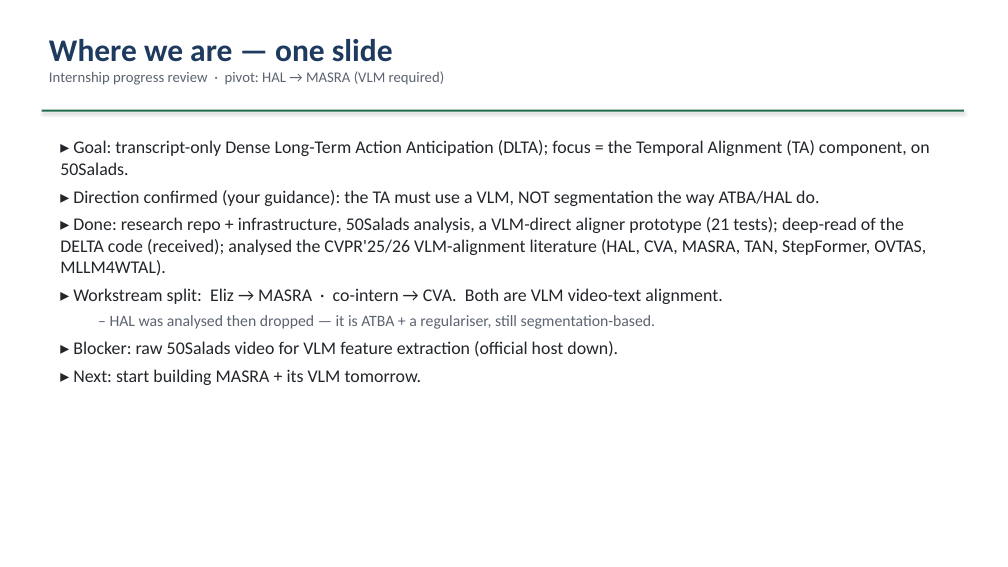
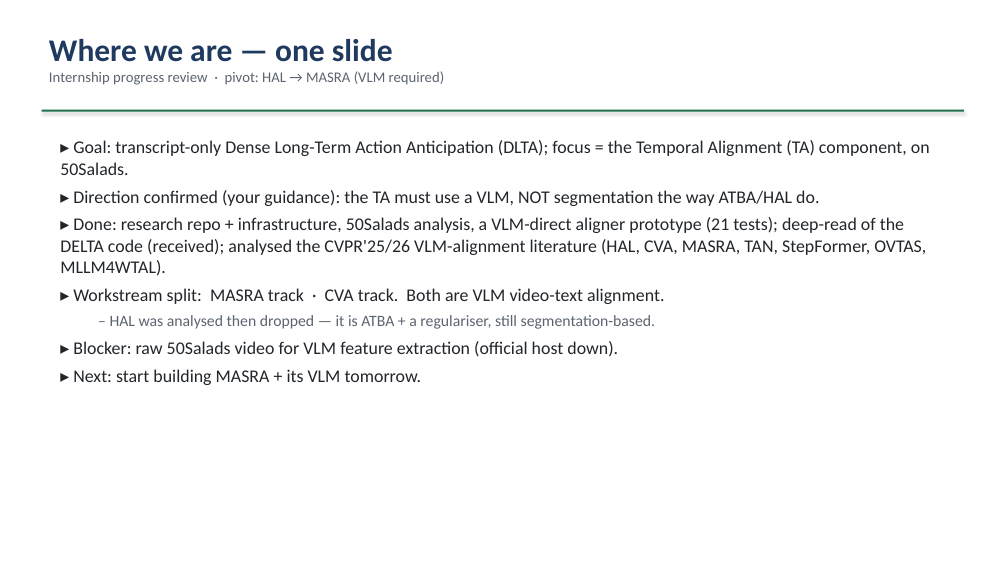
Before and after one commit to epayaslii/DELTA, a slide deck: slide 2 of slides/DELTA_progress.pptx. Drawn at 1008x567 pixels with LibreOffice and Linux fonts; fonts in the diff are those of the drawing. Boxes give left, top, right and bottom in pixels: in the first picture for what was removed or moved away, otherwise in the second. Text is boxed around its words. In the diff, an @@ line names an element or a change of style, - is before the commit and + after.

```diff
--- a/slides/DELTA_progress.pptx
+++ b/slides/DELTA_progress.pptx
@@ text at bbox=[73, 288, 664, 304]: text changed @@
-▸ Workstream split: Eliz → MASRA · co-intern → CVA. Both are VLM video-text alignment.
+▸ Workstream split: MASRA track · CVA track. Both are VLM video-text alignment.
```
Also in this commit, not shown: 7 other slides changed, 10 other files.
